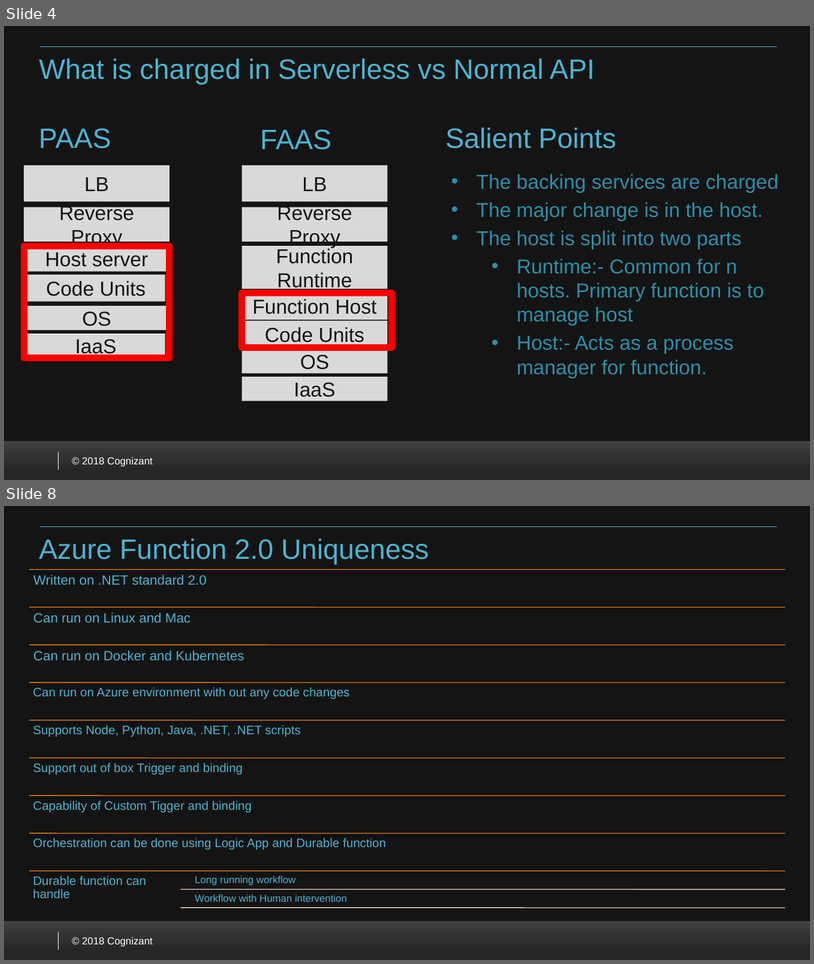
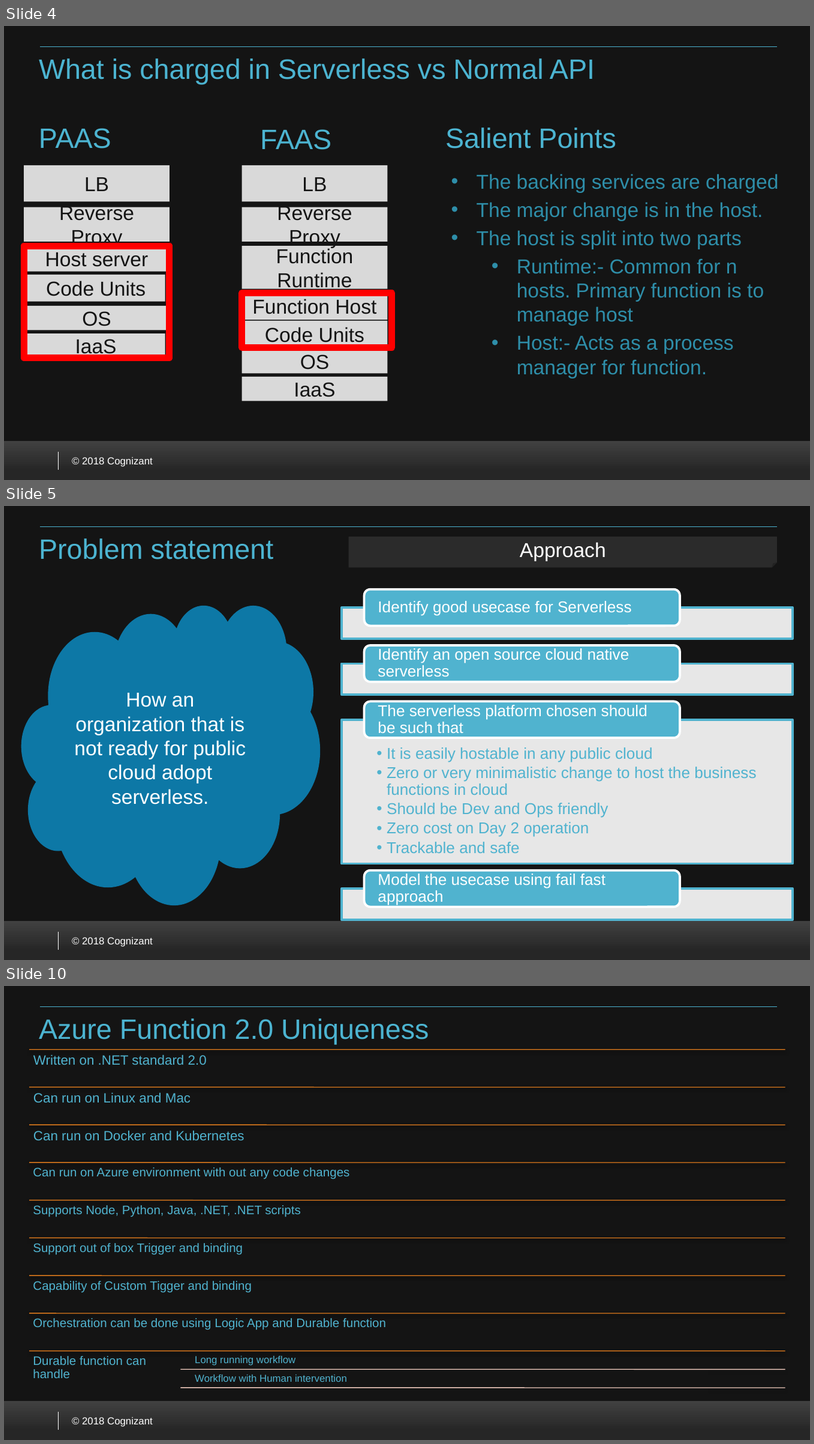
Before and after one commit to VenkateshSrini/MyDocuments, a slide deck: Azurefunction 2.0.pptx. Shown one above the other, each under a label of ours: slides 4 and 8 before the commit, slides 4, 5 and 10 after it; the slides between them are not shown. The pictures are 814x964 and 814x1444 pixels, drawn with LibreOffice and Linux fonts; fonts in the diff are those of the drawing; background and template pictures are left out. Boxes give left, top, right and bottom in pixels: in the first picture for what was removed or moved away, otherwise in the second. Text is boxed around its words. In the diff, an @@ line names an element or a change of style, - is before the commit and + after.

Commit message:
modification to problem statement

```diff
--- a/Azurefunction 2.0.pptx
+++ b/Azurefunction 2.0.pptx
@@ slide 5 added at (x1=4, y1=506, x2=810, y2=960), background #FFFFFF; not listed: 5 template elements that a slide beside it also shows @@
@@ title added at (x1=39, y1=538, x2=274, y2=559), 25 pt, text #4CB4D1 @@
+Problem statement
@@ folded corner added at (x1=349, y1=537, x2=777, y2=567), fill #2C2C2C, 18 pt, text #FFFFFF @@
+Approach
@@ cloud added at (x1=22, y1=604, x2=320, y2=904), fill #0D78A6, 18 pt, text #FFFFFF @@
+How an organization that is not ready for public cloud adopt serverless.
@@ group added at (x1=342, y1=589, x2=792, y2=919): 5 texts, 4 rectangles, 4 rounded rectangles @@
+Identify good usecase for Serverless
+Identify an open source cloud native serverless
+  • It is easily hostable in any public cloud
+  • Zero or very minimalistic change to host the business functions in cloud
+  • Should be Dev and Ops friendly
+  • Zero cost on Day 2 operation
+  • Trackable and safe
+The serverless platform chosen should be such that
+Model the usecase using fail fast approach
@@ what was slide 8 is now slide 10 @@
```
Also in this commit, not shown: 6 slides changed, 4 other slides added.
